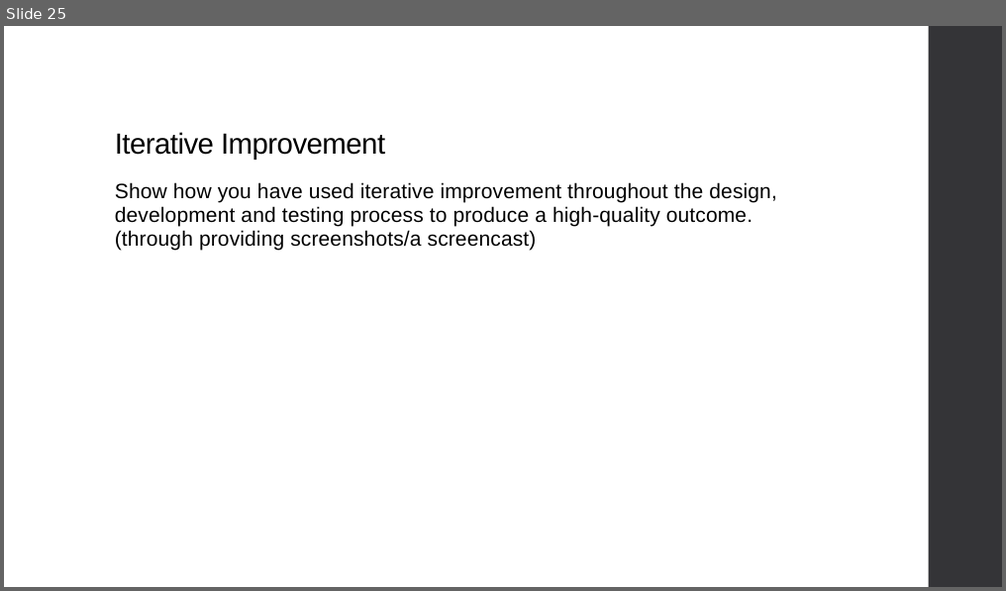
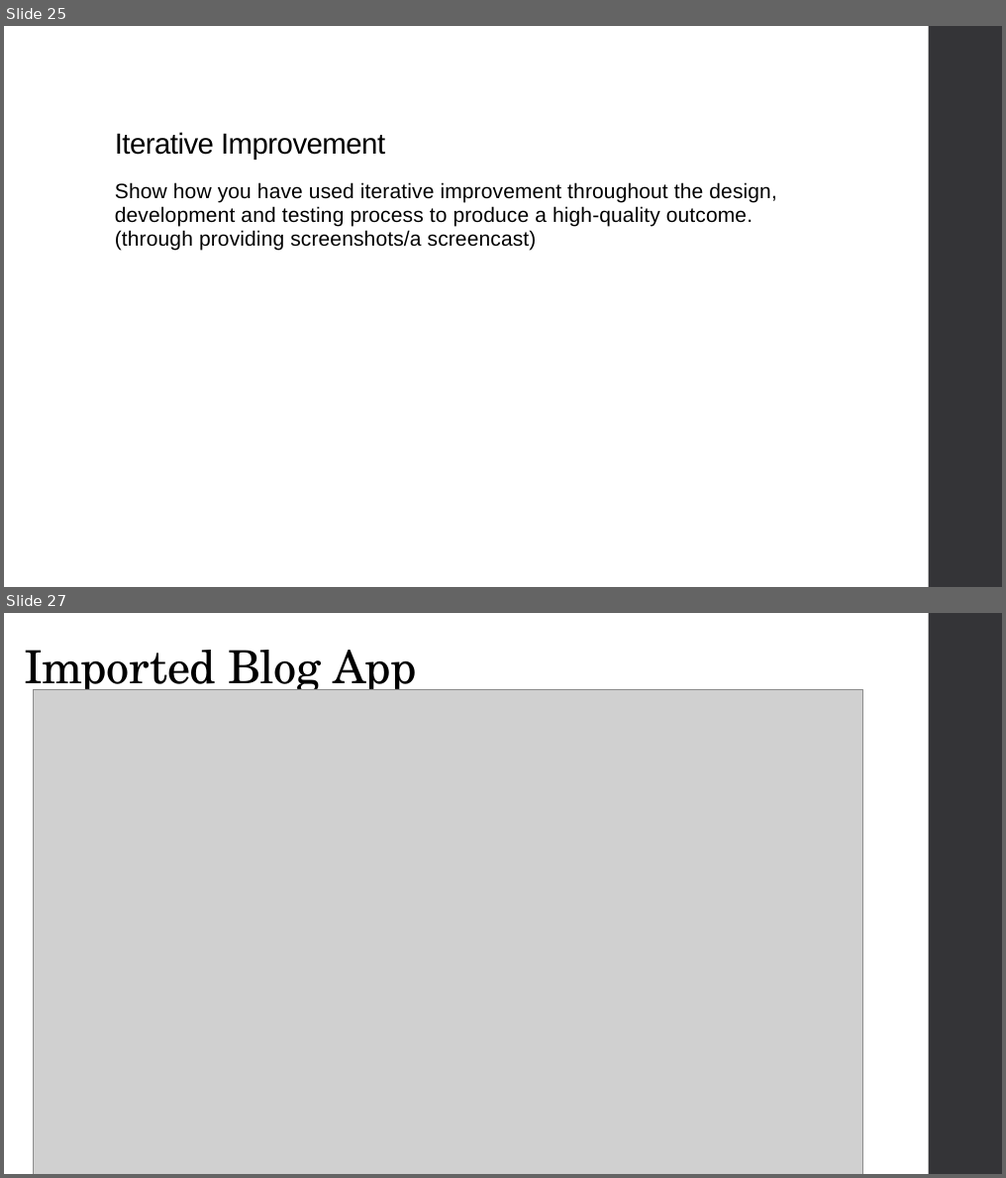
Before and after one commit to niuqaoJ-life/jollibee-fanpage, a slide deck: AS91903_91906_Evidence_Joaquin_Badenas.pptx. Shown one above the other, each under a label of ours: slide 25 before the commit, slides 25 and 27 after it; the slides between them are not shown. The pictures are 1006x591 and 1006x1178 pixels, drawn with LibreOffice and Linux fonts; fonts in the diff are those of the drawing; grey boxes stand for pictures. Boxes give left, top, right and bottom in pixels: in the first picture for what was removed or moved away, otherwise in the second. Text is boxed around its words. In the diff, an @@ line names an element or a change of style, - is before the commit and + after.

```diff
--- a/AS91903_91906_Evidence_Joaquin_Badenas.pptx
+++ b/AS91903_91906_Evidence_Joaquin_Badenas.pptx
@@ slide 27 added at bbox=[4, 613, 1002, 1174], background #FFFFFF; not listed: 1 template element that a slide beside it also shows @@
@@ title added at bbox=[24, 650, 417, 697], 44 pt, text #000000 @@
+Imported Blog App
@@ picture added at bbox=[33, 689, 862, 1174] @@
```
Also in this commit, not shown: 3 slides changed, 3 other slides added, 2 other files.
